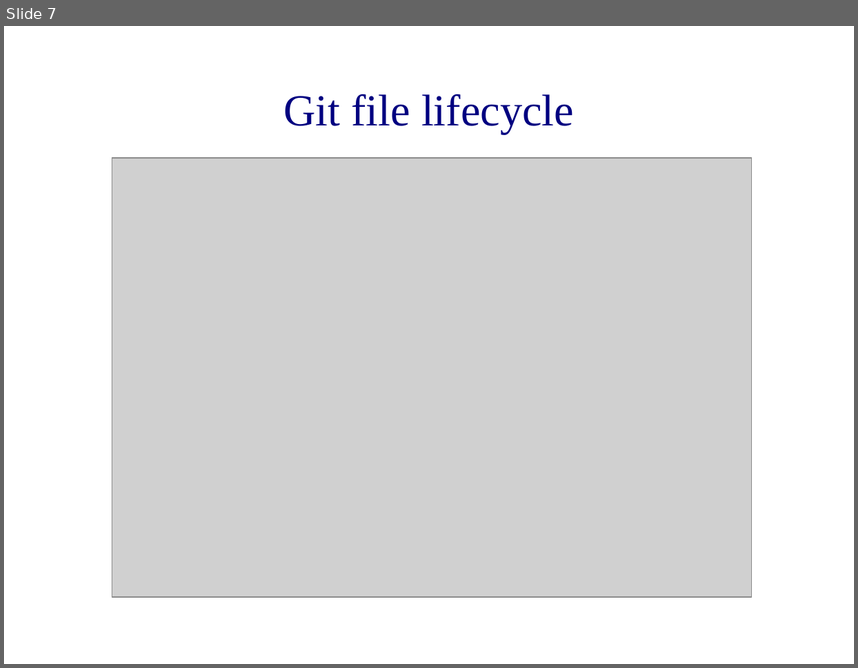
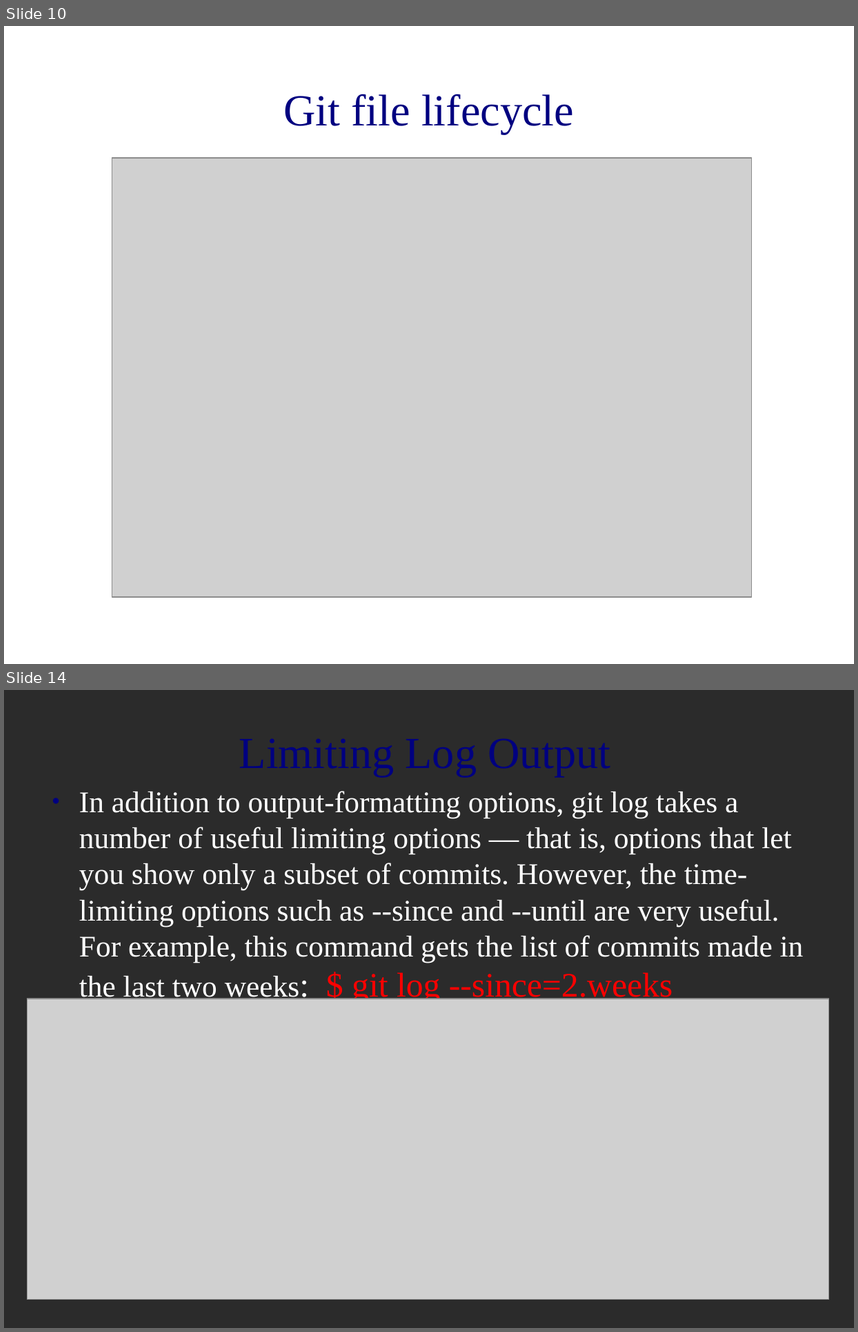
Before and after one commit to MariamP/myRepo, a slide deck: git_intro.odp. Shown one above the other, each under a label of ours: slide 7 before the commit, slides 10 and 14 after it; the slides between them are not shown. The pictures are 858x668 and 858x1332 pixels, drawn with LibreOffice and Linux fonts; fonts in the diff are those of the drawing; grey boxes stand for pictures; background and template pictures are left out; a plain dark background stands for a picture behind light text. Boxes give left, top, right and bottom in pixels: in the first picture for what was removed or moved away, otherwise in the second. Text is boxed around its words. In the diff, an @@ line names an element or a change of style, - is before the commit and + after.

```diff
--- a/git_intro.odp
+++ b/git_intro.odp
@@ slide 14 added at box(4, 690, 854, 1328), background picture (left out) @@
@@ text added at box(79, 791, 804, 1003), 28 pt, text #FFFFFF @@
+● In addition to output-formatting options, git log takes a number of useful limiting options — that is, options that let you show only a subset of commits. However, the time-limiting options such as --since and --until are very useful. For example, this command gets the list of commits made in the last two weeks: $ git log --since=2.weeks
@@ title added at box(291, 827, 440, 1003), 41.4 pt, text #000080 @@
+Limiting Log Output
@@ picture added at box(27, 998, 829, 1299) @@
@@ what was slide 7 is now slide 10 @@
```
Also in this commit, not shown: 2 slides changed, 10 other slides added.
